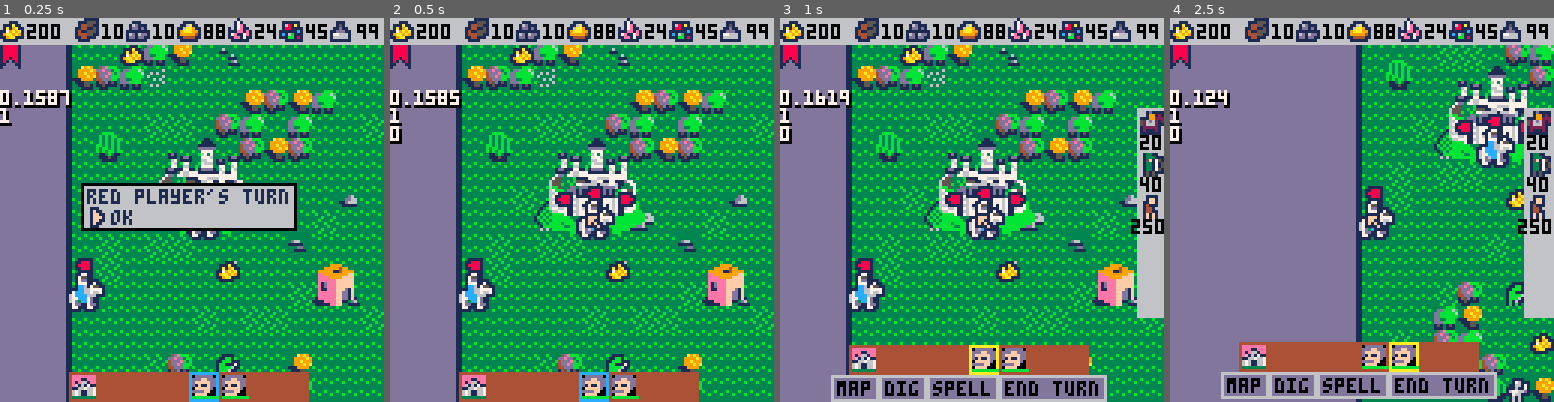
Above: before the commit, frames 1-4 (left to right).
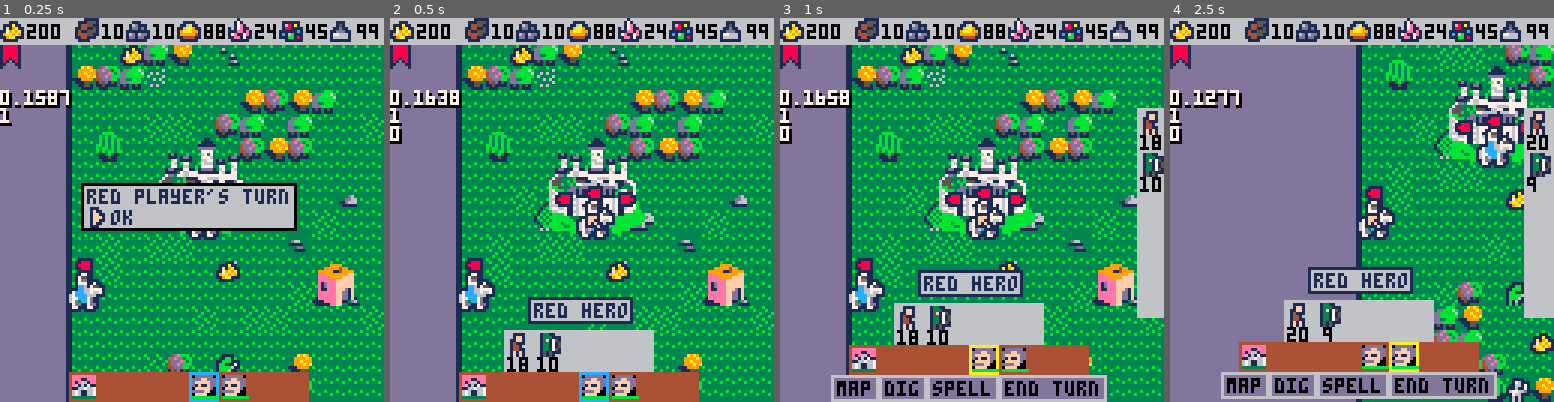
Above: after the commit, the same moments.

Repository: pvan/pico8
Game: PICO-8 cartridge heroes.p8
The game is run twice, just before and just after one commit, with the same random seed, the same clock (stepped at 60 frames per second) and the same inputs.
Inputs:
- Up to frame 1 (0.25 s): no input
- Up to frame 2 (0.5 s): tap X (X key) at 0.33 s
- Up to frame 3 (1 s): tap O (Z key) at 0.7 s
- Up to frame 4 (2.5 s): tap X (X key) at 1.07, 1.85 s; hold Right 1.6-2.1 s; tap O (Z key) at 1.7, 2.1 s; hold Up 2.15-2.42 s; hold Right from 2.47 s (still down)

Frame 1 is identical in both runs. In frame 2, 6.2% of the frame differs, in the area x 9-69%, y 18-93%; in frame 3, 7.0%; in frame 4, 7.1%, in the area x 12-100%, y 18-85%.

Commit message:
heroes: add description of map items
random starting armies

Diff:
--- a/heroes.p8
+++ b/heroes.p8
@@ -63,6 +63,15 @@
 
 end
 
+
+function random_starting_army()
+ return {
+  {"peasants",rnd_bw(10,20)},
+  {"elves",rnd_bw(5,10)},
+ }
+end
+
+
 function _init()
  music(0)
 
@@ -81,29 +90,20 @@
 
  tc=spawn("castle",3,5)
  red_plr.castles[1]=tc
- tc.army={
-  {"peasant",rnd_bw(10,20)},
-  {"elf",rnd_bw(5,10)},
-  }
+ tc.army=random_starting_army()
  red_plr.heroes[1]=
  	spawn("hero",tc.x+2,tc.y+3)
  red_plr.heroes[2]=
  	spawn("hero",tc.x-3,tc.y+6)
 
  tc=spawn("castle",24,2)
- tc.army={
-  {"peasant",rnd_bw(10,20)},
-  {"elf",rnd_bw(5,10)},
-  }
+ tc.army=random_starting_army()
  green_plr.castles[1]=tc
  green_plr.heroes[1]=
  	spawn("hero",tc.x+2,tc.y+3)
 
  tc=spawn("castle",16,20)
- tc.army={
-  {"peasant",rnd_bw(10,20)},
-  {"elf",rnd_bw(5,10)},
-  }
+ tc.army=random_starting_army()
  blue_plr.castles[1]=tc
  blue_plr.heroes[1]=
  	spawn("hero",tc.x+2,tc.y+3)
@@ -876,9 +876,9 @@
   ["hot"]={-100,-100},
   ["move"]=100,
   ["army"]={
-   {"calvary",20},
-   {"elf",40},
-   {"peasant",250}
+   {"calavry",20},
+   {"elves",40},
+   {"peasants",250}
   },
  },
  ["testhouse"]={
@@ -900,6 +900,7 @@
   ["sprh"]=1,
   ["col"]={-1,-1,3,3},
   ["hot"]={0,0},
+  ["group"]={"goblins",40}
  },
  ["mob2"]={
   ["type"]="mob",
@@ -910,6 +911,7 @@
   ["sprh"]=1,
   ["col"]={-1,-1,3,3},
   ["hot"]={0,0},
+  ["group"]={"skeletons",15}
  },
  ["gold"]={
   ["type"]="treasure",
@@ -950,6 +952,16 @@
  res.x=tx
  res.y=ty
  add(things,res)
+
+ --add random army
+ if res.type=="hero" then
+  res.army=random_starting_army()
+ end
+
+ if res.type=="mob" then
+  res.group[2]=rnd_bw(5,25)
+ end
+
  return res
 end
 
@@ -1423,7 +1435,7 @@
  ["trade"]=224,
  ["attack"]=240,
 }
-cur_spr=cur_sprs["arrow"] --updated each frame
+cur_spr=cur_sprs.arrow --updated each frame
 
 function update_move_cursor()
  local tx,ty=flr(curx/8),flr(cury/8)
@@ -1516,6 +1528,12 @@
   end
  end
 
+ --remember obj for hud description
+ if obj!=nil then
+  cur_obj=obj
+ else
+  cur_obj=nil
+ end
 
  if btnp(❎) then
   if style=="horse"
@@ -1819,6 +1837,39 @@
  srt+5*spc,0)
 
 
+ --map item description
+ if cur_obj then
+  --text descrip
+  if cur_obj.type=="hero"
+  or cur_obj.type=="castle"
+  then
+   map_desc=
+    colorstrings[obj_owner(cur_obj).color]
+    .." "..cur_obj.type
+  elseif cur_obj.type=="mob"
+  then
+   stack=cur_obj.group
+   map_desc=vague_number(stack[2])
+    .." "..stack[1]
+  else
+   map_desc=cur_obj.type
+  end
+
+  local x=63-#map_desc*2
+  local y=128-(actl_menu_y+20)
+  local w=#map_desc*4+1
+
+  if cur_obj.army then
+   y-=4 --army is taller than text
+   draw_h_army(cur_obj.army,63,y)
+   y-=10 --for text above
+  end
+  rect2({x-1,y-1,w+2,9},1)
+  rectfill2(x,y,w,7,6)
+  print(map_desc,x+1,y+1,1)
+ end
+
+
  --portrait bar
 
  by=actl_menu_y
@@ -1925,14 +1976,25 @@
 
 
 
+function vague_number(amt)
+ if (amt<5) return "a few"
+ if (amt<10) return "several"
+ if (amt<20) return "a pack of"
+ if (amt<50) return "lots of"
+ if (amt<100) return "a horde of"
+ if (amt<250) return "a throng of"
+ if (amt<500) return "a swarm of"
+ if (amt<1000) return "zounds... "
+ return "a legion of"
+end
 
 
 mob_sprs={
- ["goblin"]=194,
- ["skeleton"]=210,
- ["calvary"]=197,
- ["elf"]=213,
- ["peasant"]=229,
+ ["goblins"]=194,
+ ["skeletons"]=210,
+ ["calavry"]=197,
+ ["elves"]=213,
+ ["peasants"]=229,
 }
 function draw_army(arm,x,y)
 
@@ -1955,6 +2017,28 @@
 end
 
 
+function draw_h_army(arm,cx,y)
+
+ x=cx-10*5/2
+ rectfill2(x,y,10*5,14,6)
+ x+=1
+ y+=1
+ for mob in all(arm) do
+  spr(mob_sprs[mob[1]],x,y)
+--  print(mob[2],x,y+7,0)
+--  print(mob[2],x+1,y+7,0)
+--  print(mob[2],x,y+6,7)
+--  rectfill2(x,y+6,7,5,7)
+  local str=tostr(mob[2])
+  --todo: reduce token here
+  local ofx=0
+  if (#str<2) ofx=2
+  if (#str>2) ofx=-3*(#str-2)
+  print(str,x+ofx,y+8,0)
+  x+=10
+ end
+
+end
 
 __gfx__
 0000000000999000009990000000000000000000bbb999999bbbbbbb555999999555555500099999900000000009999000000000000999900000000900000000
